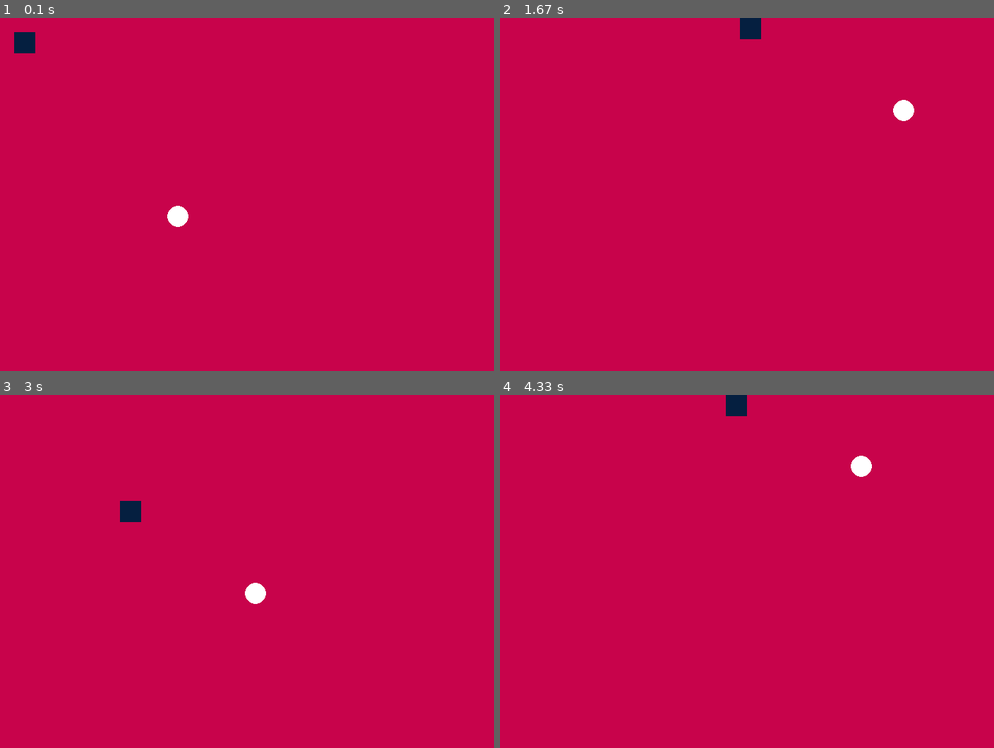
Above: before the commit, frames 1-4 (two rows, left to right).
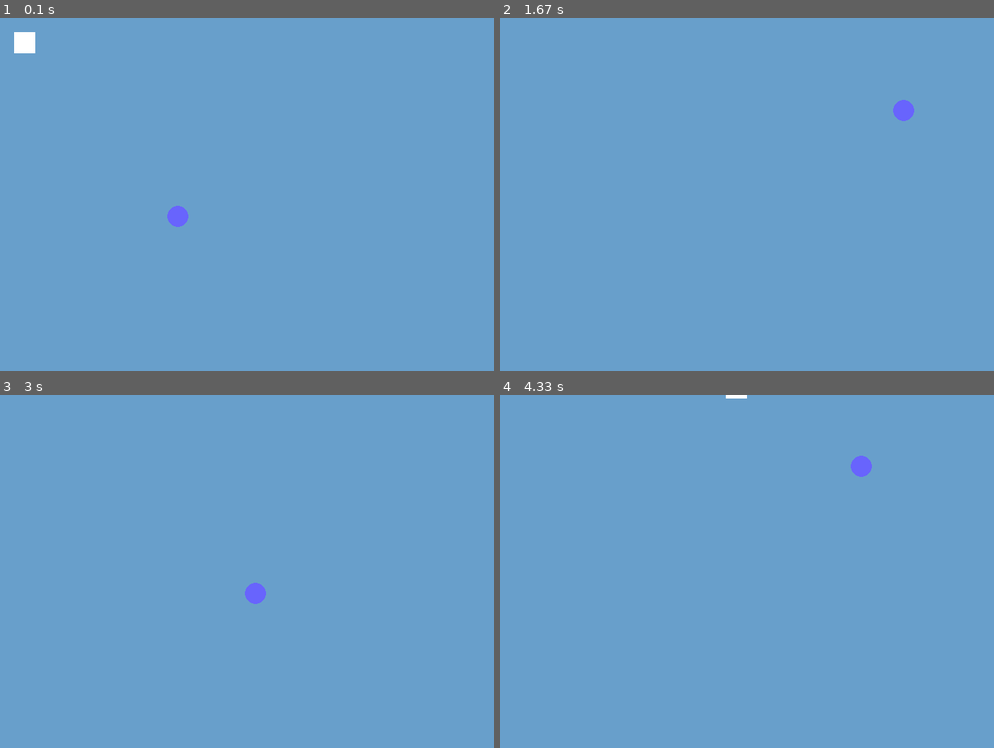
Above: after the commit, the same moments.

Repository: michelleakins/blocke_gamedesign
Game: pygame game, started from circleeatsquare.py
The game is run twice, just before and just after one commit, with the same random seed, the same clock (stepped at 60 frames per second) and the same inputs.
Inputs:
- Up to frame 1 (0.1 s): no input
- Up to frame 2 (1.67 s): tap Space at 0.33, 0.73, 1.03, 1.23, 1.57 s; hold D 0.67-1.13 s; hold Right 0.67-1.13 s; hold W 1.17-1.47 s; hold Up 1.17-1.47 s; hold D from 1.5 s (still down); hold Right from 1.5 s (still down)
- Up to frame 3 (3 s): tap Space at 1.87, 2.07, 2.37, 2.63, 2.97 s; release D at 1.97 s; release Right at 1.97 s; hold A 2-2.53 s; hold Left 2-2.53 s; hold S 2.57-2.87 s; hold Down 2.57-2.87 s; hold A from 2.9 s (still down); hold Left from 2.9 s (still down)
- Up to frame 4 (4.33 s): tap Space at 3.27, 3.4, 3.8, 4.1 s; release A at 3.3 s; release Left at 3.3 s; hold W 3.33-3.7 s; hold Up 3.33-3.7 s; hold D from 3.73 s (still down); hold Right from 3.73 s (still down)

The runs differ from the first frame. In frame 1, 100% of the frame differs, in the area x 0-100%, y 0-100%; in frame 2, 100%; in frame 3, 100%; in frame 4, 100%.

Commit message:
blue things!

Diff:
--- a/circleeatsquare.py
+++ b/circleeatsquare.py
@@ -5,6 +5,9 @@
 
 #objective of the game: the rectangle to run away from the circle. if they collide the circle eats the square
 #circle will get larger and new rectangle should appear somewhere on the screen
+
+#  K_SPACE FOR JUMP
+
 
 import os, random, time, pygame
 os.system('cls')
@@ -32,13 +35,34 @@
 screen = pygame.display.set_mode((WIDTH, HEIGHT))
 pygame.display.set_caption('cirlce eats square')
 #define colors
-colors= {'white':[255,255,255],'red':[255,0,0],'blueish':[102, 153, 255], 'orange':[255, 85, 0], 'purple': [48, 25, 52], 'navy': [5,31,64], 'pink':[200, 3, 75]}
+colors= {'light blue':[104,100,253],'baby blue':[104,159,203],'white':[255, 255, 255], 'orange':[255, 85, 0], 'purple': [48, 25, 52], 'navy': [5,31,64], 'pink':[200, 3, 75]}
 
-background = colors.get('pink')
-sq_color = colors.get('navy')
-cr_color = colors.get('white')
+background = colors.get('baby blue')
+sq_color = colors.get('white')
+cr_color = colors.get('light blue')
 
+fontsize = 12
+coordx = 25
+coordy = 26
+# def writeText(screen, coordx, coordy, fontsize):
+#   	#set the font to write with
+#     font = pygame.font.Font('freesansbold.ttf', fontsize)
+#     #(0, 0, 0) is black, to make black text
+#     text = font.render(screen, True, (0, 0, 0))
+#     #get the rect of the text
+#     textRect = text.get_rect()
+#     #set the position of the text
+#     textRect.center = (coordx, coordy)
+#     #add text to window
+#     screen.blit(text, textRect)
+#     #update window
+#     pygame.display.update()
+
+MAX = 10
+jumpcount = 10
+JUMP = False
 while check:
+    # writeText()
     # pygame.draw.circle(screen, cr_color, (xc, yc), radius)
     screen.fill(background)
     for case in pygame.event.get():
@@ -50,10 +74,21 @@
         square.x -= move #subtract 5 from the x value
     if keys[pygame.K_d] and square.x < WIDTH - wbox:
         square.x += move
-    if keys[pygame.K_w] and square.y >= move:
-        square.y -= move
-    if keys[pygame.K_s] and square.y < HEIGHT - hbox:
-        square.y += move
+    #jumping part
+    if not JUMP:
+        if keys[pygame.K_w] and square.y >= move:
+            square.y -= move
+        if keys[pygame.K_s] and square.y < HEIGHT - hbox:
+            square.y += move
+        if keys[pygame.K_SPACE]:
+            JUMP = True
+    else:
+        if jumpcount >= -MAX:
+            square.y -= jumpcount*abs(jumpcount)/2
+            jumpcount -= 1
+        else:
+            jumpcount = MAX
+            JUMP = False
     #finished circle
     if keys[pygame.K_LEFT] and xc >=radius + move:
            xc -= move
@@ -64,9 +99,17 @@
     if keys[pygame.K_DOWN] and yc < HEIGHT - (radius + move):
            yc += move
 
+    checkcollide = square.collidepoint((xc, yc,))
+
+    if checkcollide:
+        square.x = random.randint(wbox, WIDTH-radius)
+        square.y = random.randint(hbox, HEIGHT-radius)
+        radius += move
+    if radius > 200:
+        quit()
+    # if pos(square.x) == pos(square.y):
+    #     print("CIRCLE ATE SQUARE")
     pygame.draw.rect(screen, sq_color, square)
     pygame.draw.circle(screen, cr_color, (xc, yc), radius)
     pygame.display.update()
     pygame.time.delay(10)
-
-    #  if xc and yc is equal to the position of the square, then end the game with "CIRCLE ATE SQUARE"
